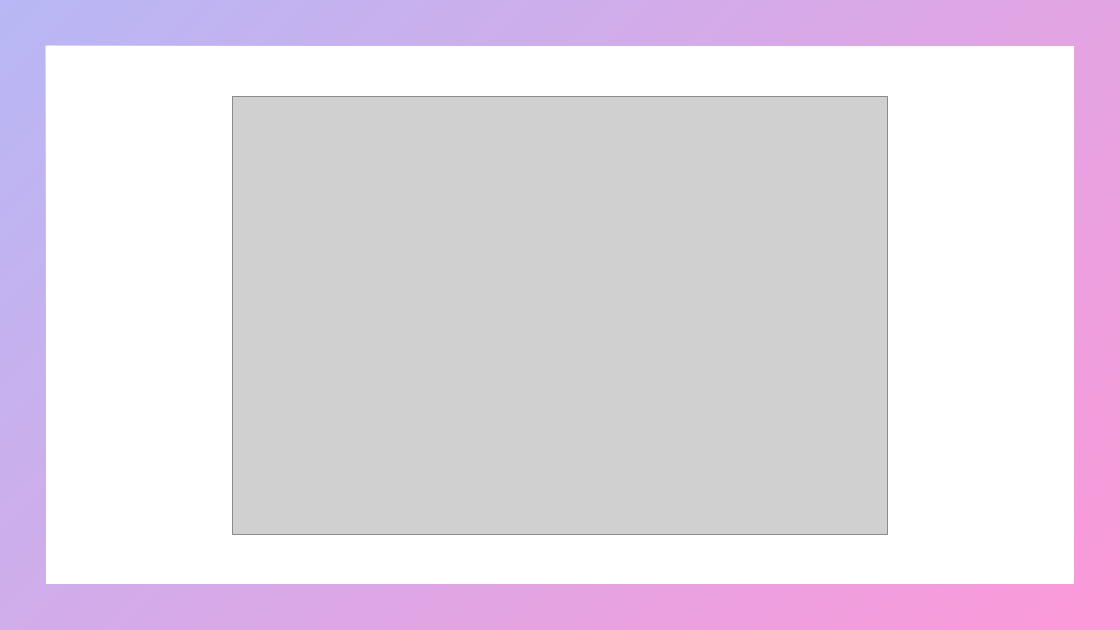
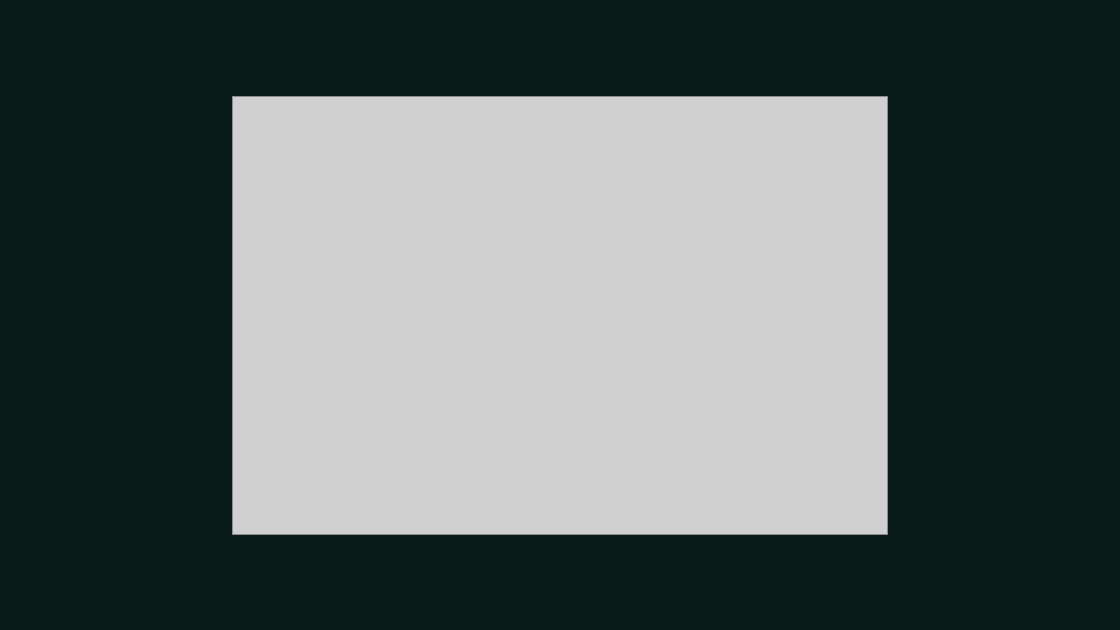
Before and after one commit to umarrasool15/Research2SlidesWebApp, a slide deck: slide 4 of src/main/resources/content/output/A Survey of South American Lizards Biodiversity and Ecological.pptx. Drawn at 1120x630 pixels with LibreOffice and Linux fonts; fonts in the diff are those of the drawing; grey boxes stand for pictures. Boxes give left, top, right and bottom in pixels: in the first picture for what was removed or moved away, otherwise in the second. Text is boxed around its words. In the diff, an @@ line names an element or a change of style, - is before the commit and + after.

```diff
--- a/src/main/resources/content/output/A Survey of South American Lizards Biodiversity and Ecological.pptx
+++ b/src/main/resources/content/output/A Survey of South American Lizards Biodiversity and Ecological.pptx
@@ background #FFFFFF to #081B19 @@
@@ frame removed at (x1=0, y1=0, x2=1120, y2=630) @@
```
Also in this commit, not shown: 2 other slides changed, 6 slides added, 6 slides removed, 8 other files.
